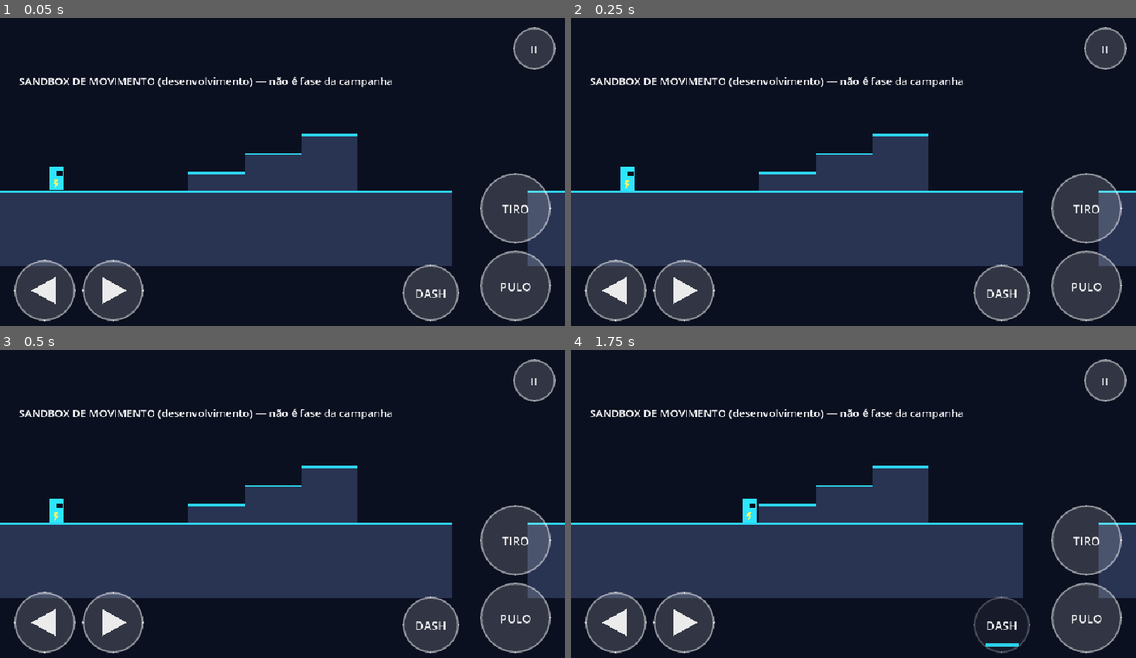
Above: before the commit, frames 1-4 (two rows, left to right).
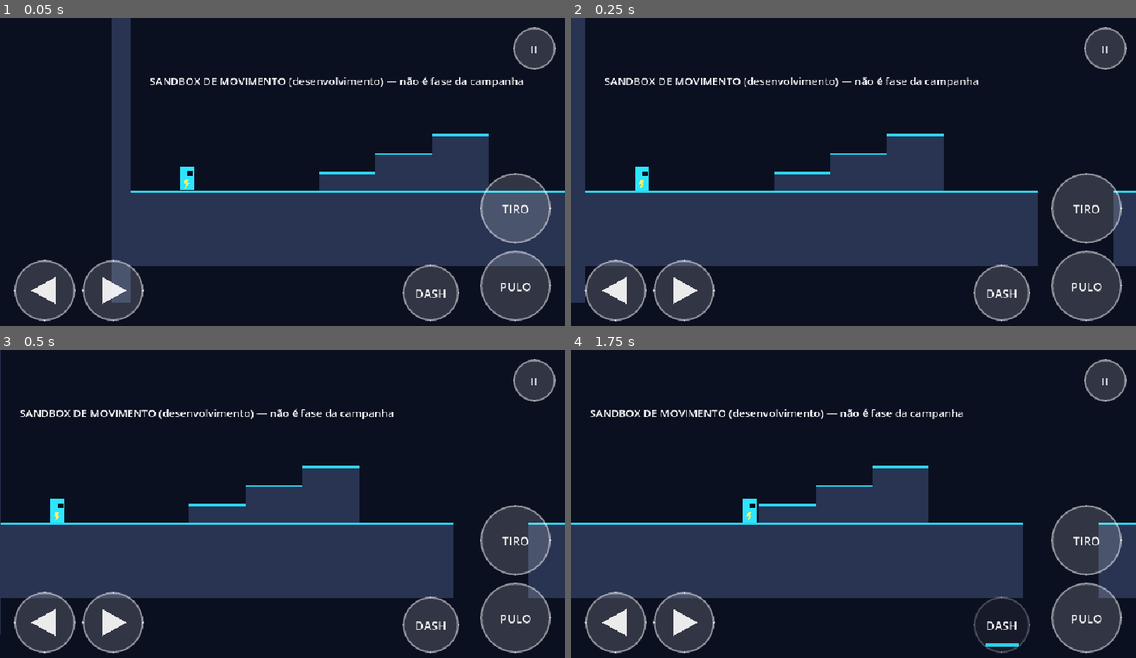
Above: after the commit, the same moments.

Repository: jyanzy19-yml/new-bolt-aventura
Game: Godot game, scene res://scenes/levels/sandbox/movement_sandbox.tscn
The game is run twice, just before and just after one commit, with the same random seed, the same clock (stepped at 60 frames per second) and the same inputs. This scene is started directly instead of the project's main scene.
Inputs (mouse positions are in pixels of both pictures, inside the frame that each line leads up to):
- Up to frame 1 (0.05 s): no input
- Up to frame 2 (0.25 s): no input
- Up to frame 3 (0.5 s): no input
- Up to frame 4 (1.75 s): move the mouse to (825, 571) at 0.52 s; hold D (move_right) 0.53-1.25 s; tap Shift (dash) at 0.6 s; click (825, 571) at 0.67 s; tap Space (jump) at 0.77, 0.8, 1.07 s; drag from (1023, 556) to (825, 571) at 1.27 s

The runs differ from the first frame. In frame 1, 18% of the frame differs, in the area x 0-94%, y 0-93%; in frame 2, 5.3%; in frame 3, 1.2%; in frame 4, nothing differs.
Error after the commit: Invalid access to property or key 'health_changed' on a base object of type 'null instance'. (res://scripts/player/bolt_player.gd:43)

Commit message:
feat(player): add reusable health and damage response

Diff:
--- a/scripts/player/bolt_player.gd
+++ b/scripts/player/bolt_player.gd
@@ -1,34 +1,22 @@
 class_name BoltPlayer
 extends CharacterBody2D
-## BOLT — controlador de movimento (SYS-005/SYS-006, parcial).
-##
-## Estados explícitos: GROUNDED, RISING, FALLING, DASHING. Todo movimento roda em
-## `_physics_process` (tick fixo de 60 Hz), independente da taxa de renderização. A entrada é
-## lida como AÇÕES lógicas; bordas de pressionar vêm do ActionBuffer (não se perdem em quedas
-## momentâneas de FPS).
-##
-## Implementado: corrida com aceleração, pulo normal/variável/duplo, coyote time, buffer de
-## pulo, controle aéreo e dash (um dash aéreo até pousar). NÃO implementado: wall slide/jump,
-## dano/knockback, combate, animação final. Valores: ver BoltTuning (provisórios).
-## Regra provisória: pulo é ignorado durante o dash (registrado em docs).
+## Controlador de movimento e estado vital de BOLT.
+## Movimento e dano são processados no tick fixo; valores de combate são provisórios.
 
 signal state_changed(new_state: State)
-## 1.0 = dash pronto; menor que 1.0 = recarregando (valor = progresso).
 signal dash_cooldown_changed(ratio: float)
 signal respawned
+signal health_changed(current_health: int, max_health: int)
+signal defeated
 
 enum State { GROUNDED, RISING, FALLING, DASHING }
 
 @export var tuning: BoltTuning
+@export_range(0.1, 3.0, 0.05) var damage_invulnerability: float = 0.9
+@export_range(0.0, 1200.0, 10.0) var damage_knockback: float = 300.0
 
 var state: State = State.GROUNDED
-## +1 direita, -1 esquerda.
 var facing: int = 1
-
-@onready var _buffer: ActionBuffer = %ActionBuffer
-@onready var _visual: Node2D = %PlaceholderVisual
-@onready var _camera: Camera2D = %Camera
-
 var _coyote_left: float = 0.0
 var _air_jumps_left: int = 0
 var _jump_cut_applied: bool = false
@@ -38,30 +26,57 @@
 var _air_dash_available: bool = true
 var _last_dash_ratio: float = 1.0
 var _emitted_state: State = State.GROUNDED
+var _invulnerability_left: float = 0.0
+var _is_defeated: bool = false
+
+@onready var _buffer: ActionBuffer = %ActionBuffer
+@onready var _visual: Node2D = %PlaceholderVisual
+@onready var _camera: Camera2D = %Camera
+@onready var _health: BoltHealth = %Health
+@onready var _combat: BoltCombat = %Combat
 
 
 func _ready() -> void:
 	if tuning == null:
 		tuning = load("res://resources/player/bolt_tuning_provisional.tres") as BoltTuning
 	_air_jumps_left = tuning.air_jumps
+	_health.health_changed.connect(_on_health_changed)
+	_health.depleted.connect(_on_health_depleted)
+	_on_health_changed(_health.current_health, _health.max_health)
 
 
 func _notification(what: int) -> void:
-	# Pausa/retomada: nenhum pressionamento antigo pode disparar ação ao voltar.
 	if what == NOTIFICATION_PAUSED or what == NOTIFICATION_UNPAUSED:
 		if _buffer != null:
 			_buffer.clear()
 
 
-## Câmera do jogador (para o nível definir limites).
 func get_camera() -> Camera2D:
 	return _camera
 
 
-## Reposiciona BOLT e zera todo o estado transitório (queda no vazio, início de fase).
+func take_damage(amount: int, knockback_direction: float = 0.0) -> bool:
+	if amount <= 0 or _is_defeated or _invulnerability_left > 0.0:
+		return false
+	if not _health.apply_damage(amount):
+		return false
+	_invulnerability_left = damage_invulnerability
+	var direction: float = signf(knockback_direction)
+	if is_zero_approx(direction):
+		direction = -float(facing)
+	velocity = Vector2(direction * damage_knockback, -damage_knockback * 0.35)
+	return true
+
+
 func respawn(at: Vector2) -> void:
 	global_position = at
 	velocity = Vector2.ZERO
+	_is_defeated = false
+	_invulnerability_left = 0.0
+	_health.restore_full()
+	_combat.set_enabled(true)
+	set_physics_process(true)
+	_visual.modulate = Color.WHITE
 	_set_state(State.GROUNDED)
 	_coyote_left = 0.0
 	_air_jumps_left = tuning.air_jumps
@@ -77,6 +92,12 @@
 
 
 func _physics_process(delta: float) -> void:
+	if _invulnerability_left > 0.0:
+		_invulnerability_left = maxf(0.0, _invulnerability_left - delta)
+		_visual.modulate = Color(1.0, 1.0, 1.0, 0.45 if int(_invulnerability_left * 18.0) % 2 == 0 else 1.0)
+	else:
+		_visual.modulate = Color.WHITE
+
 	var direction: float = Input.get_axis(Actions.MOVE_LEFT, Actions.MOVE_RIGHT)
 	if direction != 0.0:
 		facing = 1 if direction > 0.0 else -1
@@ -84,7 +105,6 @@
 
 	_dash_cooldown_left = maxf(0.0, _dash_cooldown_left - delta)
 	_emit_dash_ratio()
-
 	var on_floor: bool = is_on_floor()
 	if on_floor:
 		_coyote_left = tuning.coyote_time
@@ -96,17 +116,15 @@
 
 	if state == State.DASHING:
 		_physics_dash(delta)
-	else:
-		if _can_dash(on_floor) and _buffer.consume(Actions.DASH, tuning.dash_buffer):
-			_start_dash(direction, on_floor)
-			_physics_dash(delta)
-		else:
-			_physics_move(delta, direction, on_floor)
+	elif _can_dash(on_floor) and _buffer.consume(Actions.DASH, tuning.dash_buffer):
+		_start_dash(direction, on_floor)
+		_physics_dash(delta)
+	else:
+		_physics_move(delta, direction, on_floor)
 	_update_state()
 
 
 func _physics_move(delta: float, direction: float, on_floor: bool) -> void:
-	# Horizontal.
 	var target: float = direction * tuning.run_speed
 	var accel: float
 	if direction == 0.0:
@@ -115,7 +133,6 @@
 		accel = tuning.ground_accel if on_floor else tuning.ground_accel * tuning.air_control
 	velocity.x = move_toward(velocity.x, target, accel * delta)
 
-	# Pulo (coyote para o primeiro salto; pulos aéreos consomem `_air_jumps_left`).
 	var can_ground_jump: bool = on_floor or _coyote_left > 0.0
 	var can_air_jump: bool = _air_jumps_left > 0
 	if (can_ground_jump or can_air_jump) and _buffer.consume(Actions.JUMP, tuning.jump_buffer):
@@ -127,17 +144,14 @@
 			velocity.y = -tuning.jump_velocity() * tuning.air_jump_multiplier
 		_jump_cut_applied = false
 
-	# Pulo variável: soltar durante a subida (inclusive um toque que já terminou) corta a altura.
 	if velocity.y < 0.0 and not _jump_cut_applied and not Input.is_action_pressed(Actions.JUMP):
 		velocity.y *= tuning.jump_cut_multiplier
 		_jump_cut_applied = true
 
-	# Gravidade (mais forte na queda).
 	var gravity: float = tuning.gravity()
 	if velocity.y > 0.0:
 		gravity *= tuning.fall_gravity_multiplier
 	velocity.y = minf(velocity.y + gravity * delta, tuning.max_fall_speed)
-
 	move_and_slide()
 
 
@@ -163,7 +177,7 @@
 	if _dash_time_left <= 0.0 or is_on_wall():
 		_dash_time_left = 0.0
 		velocity.x = float(_dash_direction) * tuning.run_speed
-		state = State.FALLING  # saída do dash; _update_state() escolhe o estado real e notifica
+		state = State.FALLING
 
 
 func _update_state() -> void:
@@ -177,7 +191,6 @@
 		_set_state(State.FALLING)
 
 
-## Atualiza `state` e notifica somente quando o estado visível ao exterior muda.
 func _set_state(next: State) -> void:
 	state = next
 	if next != _emitted_state:
@@ -192,3 +205,18 @@
 	if not is_equal_approx(ratio, _last_dash_ratio):
 		_last_dash_ratio = ratio
 		dash_cooldown_changed.emit(ratio)
+
+
+func _on_health_changed(current: int, maximum: int) -> void:
+	health_changed.emit(current, maximum)
+
+
+func _on_health_depleted() -> void:
+	if _is_defeated:
+		return
+	_is_defeated = true
+	velocity = Vector2.ZERO
+	_buffer.clear()
+	_combat.set_enabled(false)
+	set_physics_process(false)
+	defeated.emit()
